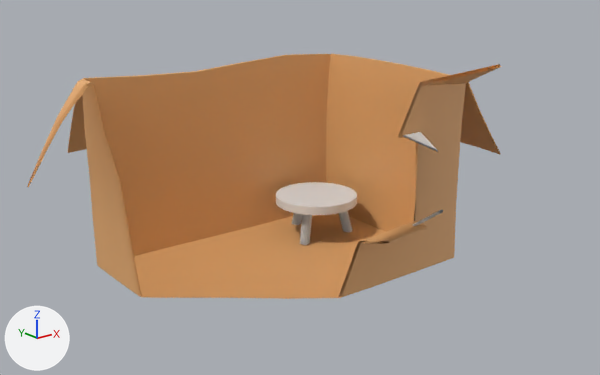
What one commit did to the Blender file Recursos/TIENDA.blend.
Rendered twice from a 50 mm lens placed at (-0.806, -1.071, 0.556), pointed at (0.009, -0.052, 0.148). Every picture has the same lights, and +X, +Y and +Z are marked at lower left. The picture after the commit comes second. Everything nearer to the camera than a plane just in front of the edit is cut away.

In view in the first picture: 'Box.001', 'Table' and 5 more.
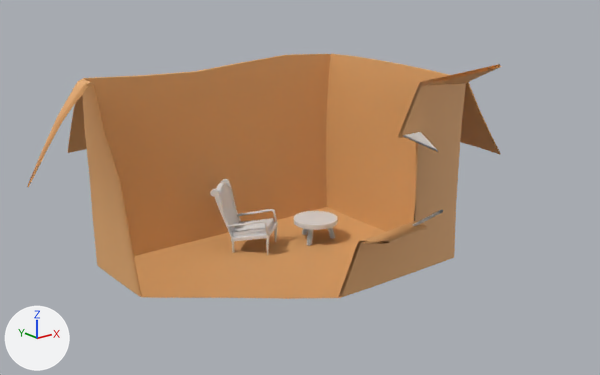
ob_mesa is not drawn itself; it is the parent of ob_cylinder_001, ob_cylinder_002, ob_cylinder_003, ob_table.

Boxes [x1, y1, x2, y2] around the edits, measured in the pictures (600 x 375 px):
'Table', moved, rescaled (46% narrower, 41% shorter)
    before: [276, 182, 357, 215]
    after: [294, 211, 337, 230]
'respaldocojin', added
    after: [217, 182, 239, 232]
'tablonentado', added
    after: [232, 218, 274, 237]
'Cylinder.001', moved, rescaled (46% narrower, 47% shorter)
    before: [300, 214, 312, 245]
    after: [307, 229, 313, 245]
'soportesrespaldo', added
    after: [210, 179, 241, 239]
'Cylinder.002', moved, rescaled (43% narrower, 45% shorter)
    before: [339, 211, 352, 232]
    after: [328, 227, 335, 238]
'reposabrazo', added
    after: [228, 209, 277, 235]
'baseasiento', added
    after: [231, 222, 278, 242]
'Cylinder.003', moved, rescaled
    before: [292, 213, 302, 225]
    after: [302, 228, 308, 235]
'pata1', added
    after: [266, 238, 269, 255]

Diff of the bpy script that builds the scene:
```diff
--- a/Recursos/TIENDA.blend.py
+++ b/Recursos/TIENDA.blend.py
@@ mat_m_sillon @@
+mat_m_sillon = principled_material('M_Sillon')
+mat_m_sillon.base_color = (0.8, 0.8, 0.8)  # white #e7e7e7
@@ me_cube_016 @@
+me_cube_016.from_pydata(...)  # 48 vertices, 46 faces; spans x -0.97..0.97, y -1.05..1.01, z -0.43..0.4
+me_cube_016.materials.append(mat_m_sillon)  # white #e7e7e7
@@ me_cube_017 @@
+me_cube_017.from_pydata(...)  # 192 vertices, 184 faces; spans x -1.07..1.11, y -0.7..0.49, z -1.97..0.82
+me_cube_017.materials.append(mat_m_sillon)  # white #e7e7e7
@@ me_cube_018 @@
+me_cube_018.from_pydata(...)  # 162 vertices, 160 faces; spans x -0.89..0.89, y -0.61..0.38, z -1.83..1.03
+me_cube_018.materials.append(mat_m_sillon)  # white #e7e7e7
@@ me_cube_001 @@
+me_cube_001.from_pydata(...)  # 96 vertices, 84 faces; spans x 0.01..2.17, y -2.12..0.24, z -0.3..0.53
+me_cube_001.materials.append(mat_m_sillon)  # white #e7e7e7
@@ me_cube_009 @@
+me_cube_009.from_pydata(...)  # 56 vertices, 50 faces; spans x -0.093..0.093, y -0.079..0.064, z -0.66..0.388
+me_cube_009.materials.append(mat_m_sillon)  # white #e7e7e7
@@ me_cube_004 @@
+me_cube_004.from_pydata(...)  # 24 vertices, 26 faces; spans x -1.1..1.1, y -1.08..1.08, z -0.29..0.29
+me_cube_004.materials.append(mat_m_sillon)  # white #e7e7e7
@@ ob_mesa @@
 ob_mesa = bpy.data.objects.new('Mesa', None)
-ob_mesa.location = (0.15, 0.075, 0.0)
-ob_mesa.scale = (0.153, 0.153, 0.153)
+ob_mesa.location = (0.127, 0.0499, 0.0)
+ob_mesa.scale = (0.0817, 0.0817, 0.0817)
@@ ob_tablonentado @@
+ob_tablonentado = bpy.data.objects.new('tablonentado', me_cube_016)
+ob_tablonentado.parent = ob_sillon
+ob_tablonentado.location = (1.099, -0.96, 1.166)
+ob_tablonentado.rotation_euler = (-0.145, 0.0, 0.0)  # degrees (-8.3, 0, 0)
+ob_tablonentado.scale = (0.936, 1.0, 0.471)
@@ ob_sillon @@
+ob_sillon = bpy.data.objects.new('SILLON', None)
+ob_sillon.location = (-0.035, 0.0884, 0.0)
+ob_sillon.rotation_euler = (0.0, 0.0, 0.695)  # degrees (0, 0, 40)
+ob_sillon.scale = (0.032, 0.032, 0.032)
@@ ob_soportesrespaldo @@
+ob_soportesrespaldo = bpy.data.objects.new('soportesrespaldo', me_cube_017)
+ob_soportesrespaldo.parent = ob_sillon
+ob_soportesrespaldo.location = (1.072, 0.65, 2.819)
@@ ob_respaldocojin @@
+ob_respaldocojin = bpy.data.objects.new('respaldocojin', me_cube_018)
+ob_respaldocojin.parent = ob_sillon
+ob_respaldocojin.location = (1.073, 0.588, 2.683)
@@ ob_reposabrazo @@
+ob_reposabrazo = bpy.data.objects.new('reposabrazo', me_cube_001)
+ob_reposabrazo.parent = ob_sillon
+ob_reposabrazo.location = (0.0, 0.0, 1.479)
@@ ob_pata1 @@
+ob_pata1 = bpy.data.objects.new('pata1', me_cube_009)
+ob_pata1.parent = ob_sillon
+ob_pata1.location = (0.114, -2.046, 0.66)
@@ ob_baseasiento @@
+ob_baseasiento = bpy.data.objects.new('baseasiento', me_cube_004)
+ob_baseasiento.parent = ob_sillon
+ob_baseasiento.location = (1.099, -1.062, 0.945)
```
